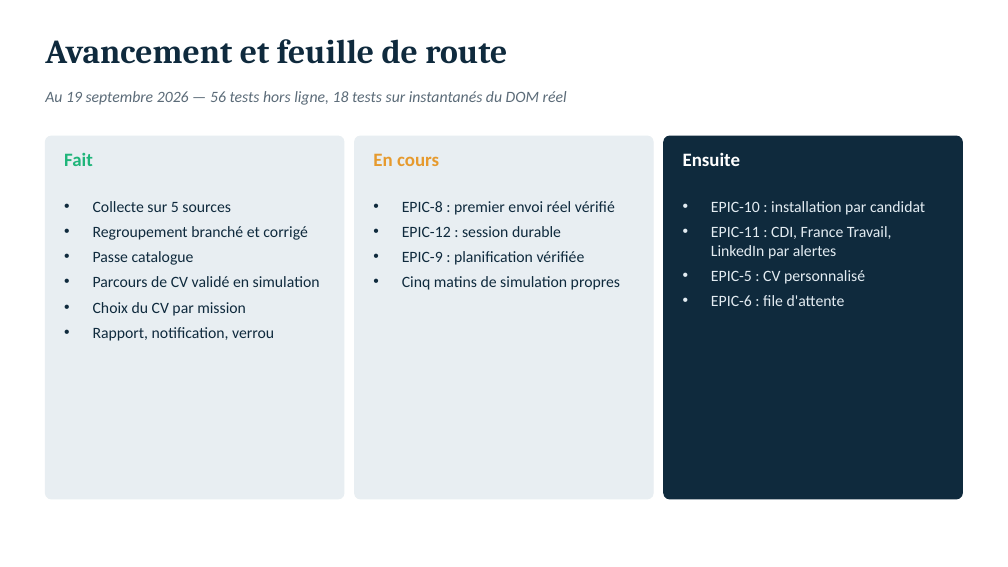
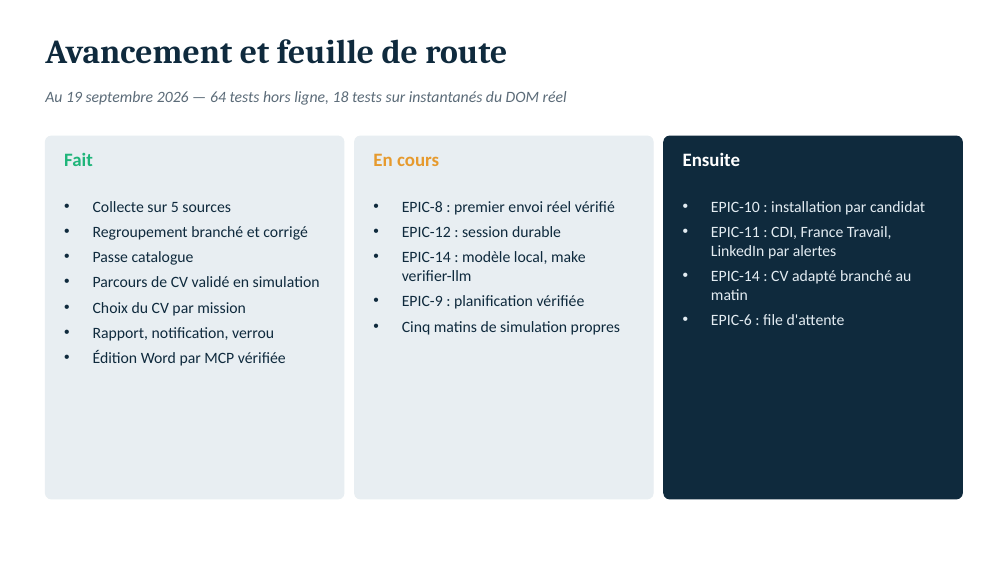
Before and after one commit to BEVTRADE/job-autopilot, a slide deck: slide 18 of docs/job-autopilot-architecture.pptx (slide 16 before the commit). Drawn at 1008x567 pixels with LibreOffice and Linux fonts; fonts in the diff are those of the drawing. Boxes give left, top, right and bottom in pixels: in the first picture for what was removed or moved away, otherwise in the second. Text is boxed around its words. In the diff, an @@ line names an element or a change of style, - is before the commit and + after.

```diff
--- a/docs/job-autopilot-architecture.pptx
+++ b/docs/job-autopilot-architecture.pptx
@@ text at (45, 91, 567, 105): text changed @@
-Au 19 septembre 2026 — 56 tests hors ligne, 18 tests sur instantanés du DOM réel
+Au 19 septembre 2026 — 64 tests hors ligne, 18 tests sur instantanés du DOM réel
@@ text at (402, 251, 586, 281): paragraph added @@
+• EPIC-14 : modèle local, make verifier-llm
@@ text at (711, 270, 912, 300): text changed @@
-• EPIC-5 : CV personnalisé
+• EPIC-14 : CV adapté branché au matin
@@ text at (93, 350, 286, 366): paragraph added @@
+• Édition Word par MCP vérifiée
```
Also in this commit, not shown: 7 other slides changed, 2 slides added.
